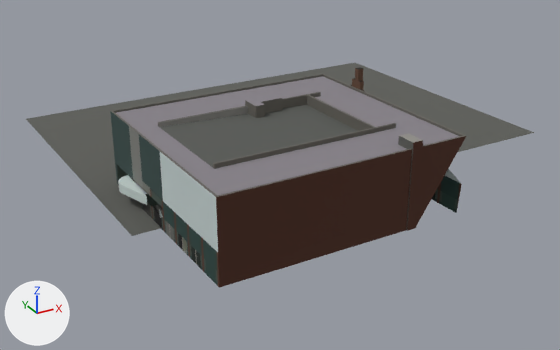
Renders of the glTF model public/twins/chatt/models/bijou-theatre.glb from each side of a commit.
One viewpoint serves both versions: a 50 mm lens placed at (-121.9, -225.9, 93.7), pointed at (-9.8, -22.1, -8.2). The lights are fixed; the arrows at lower left show +X, +Y and +Z. The first picture is the older version. Where no turn or scale is listed for an object, it has been applied to the vertices. Vertices at exactly the same position are counted once.
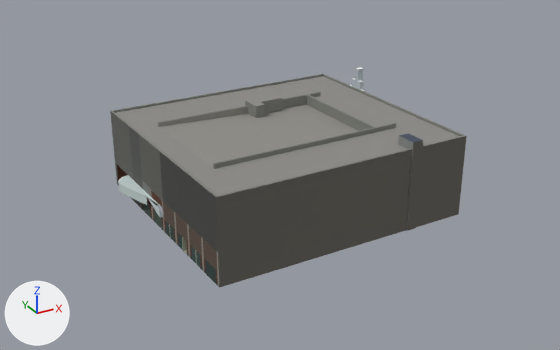
Where the newer file only moved an object's origin or applied its transform, the numbers keep the older frame.

Location of each change, (x1, y1, x2, y2) in pixels of the pictures (560 x 350 px; the box of a moved part takes in the faces that stretch with it):
'Mesh_0', reshaped (30% narrower): before (26, 63, 534, 288); after (110, 67, 467, 288)
part 1 of me_mesh_0, deleted: before (26, 63, 534, 236)
part 2 of me_mesh_0, moved or reshaped: before (159, 209, 164, 230); after (147, 197, 164, 230)
part 3 of me_mesh_0, moved or reshaped: before (325, 75, 466, 226); after (325, 75, 467, 184)
part 4 of me_mesh_0, added: after (417, 184, 462, 227)
part 5 of me_mesh_0, surface changed: (110, 67, 466, 288) in both

Patch to the scene script:
```diff
--- a/public/twins/chatt/models/bijou-theatre.glb.py
+++ b/public/twins/chatt/models/bijou-theatre.glb.py
@@ me_mesh_0 @@
 # used by ob_mesh_0; location = (0.1, -16.3, 14.3)
-me_mesh_0.from_pydata(...)  # 415 vertices, 742 faces; spans x -75.0..75.0, y -71.0..71.0, z -14.0..14.0
+me_mesh_0.from_pydata(...)  # 415 vertices, 747 faces; spans x -64.0..13.0, y -71.0..-2.0, z -14.0..14.0
+# me_mesh_0 part 1: the loose piece of 4 vertices spanning x -75.0..75.0, y -38.0..71.0, z -14.0 is deleted
+# me_mesh_0 part 2: 2 vertices moved within x -63.0, y -40.0, z -10.0; 1 vertex added at x -64.0, y -31.0, z -7.0
+# me_mesh_0 part 3: 2 vertices moved within x 10.0, y -68.0, z 8.0
+# me_mesh_0 part 4: 1 vertex added at x 10.0, y -68.0, z -14.0
+# me_mesh_0 part 5: 709 kept faces spanning x -64.0..13.0, y -71.0..-2.0, z -14.0..14.0 get new texture (UV) coordinates
+# other edits to the shape of me_mesh_0 do not show in these pictures
 me_mesh_0.materials.append(mat_palettematerial001)
```
